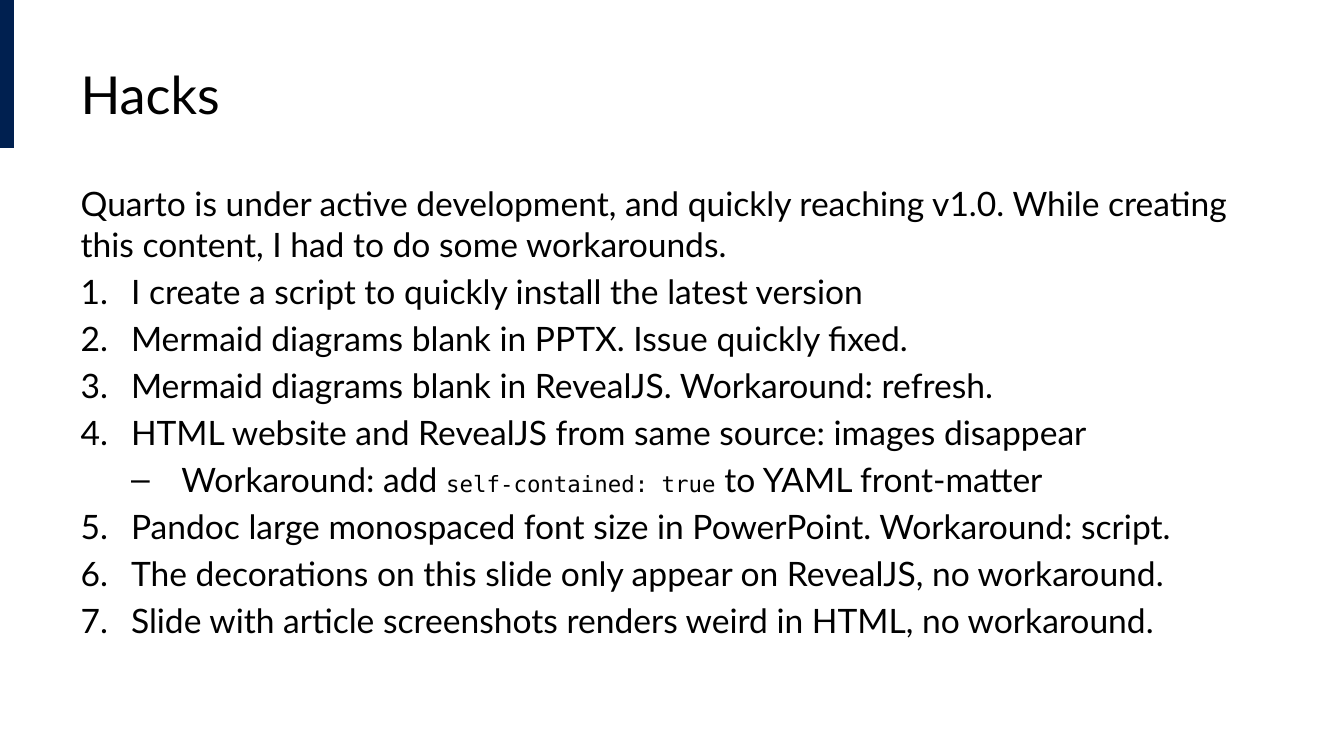
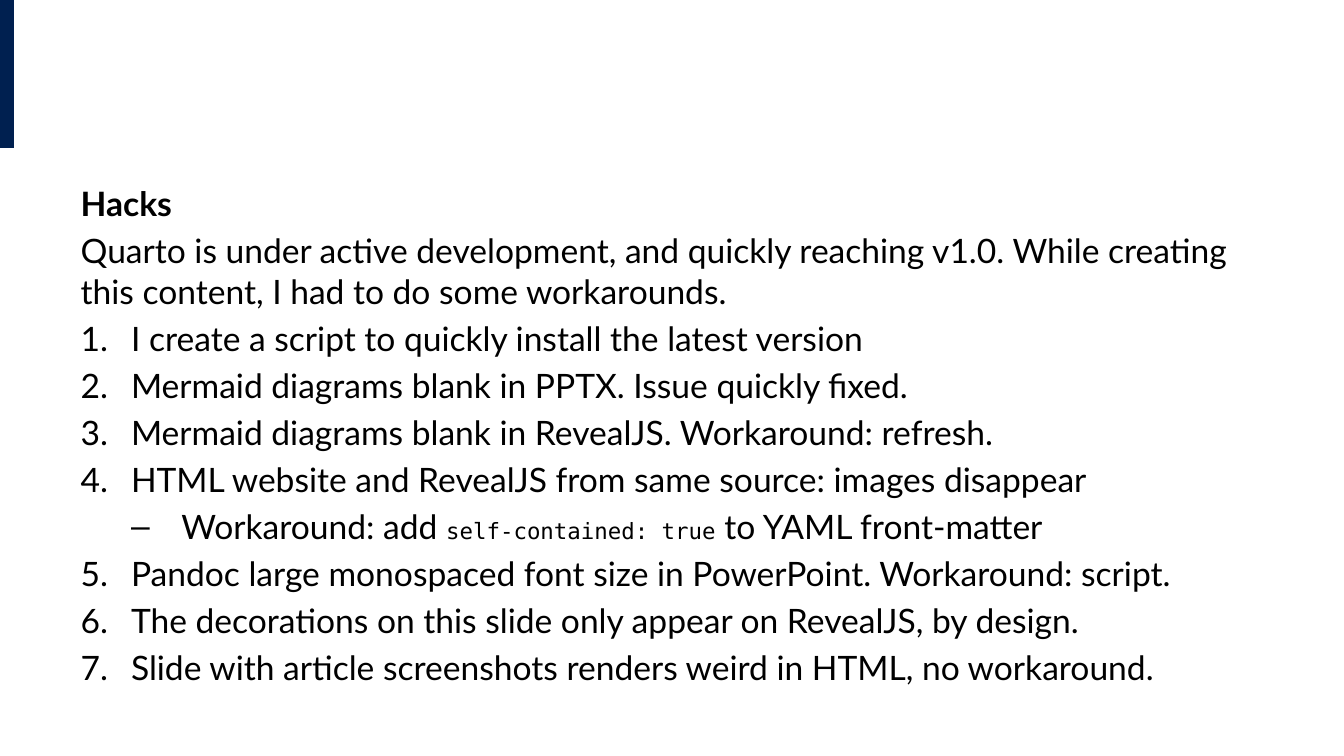
Before and after one commit to lucas-a-meyer/using-quarto, a slide deck: slide 38 of docs/presentation.pptx. Drawn at 1344x756 pixels with LibreOffice and Linux fonts; fonts in the diff are those of the drawing; background and template pictures are left out. Boxes give left, top, right and bottom in pixels: in the first picture for what was removed or moved away, otherwise in the second. Text is boxed around its words. In the diff, an @@ line names an element or a change of style, - is before the commit and + after.

```diff
--- a/docs/presentation.pptx
+++ b/docs/presentation.pptx
@@ title removed at [81, 75, 220, 115] @@
-Hacks
@@ text at [81, 191, 172, 217]: paragraph added @@
+Hacks
@@ text at [131, 608, 1079, 639]: text changed @@
-6. The decorations on this slide only appear on RevealJS, no workaround.
+6. The decorations on this slide only appear on RevealJS, by design.
```
Also in this commit, not shown: 8 other files.
